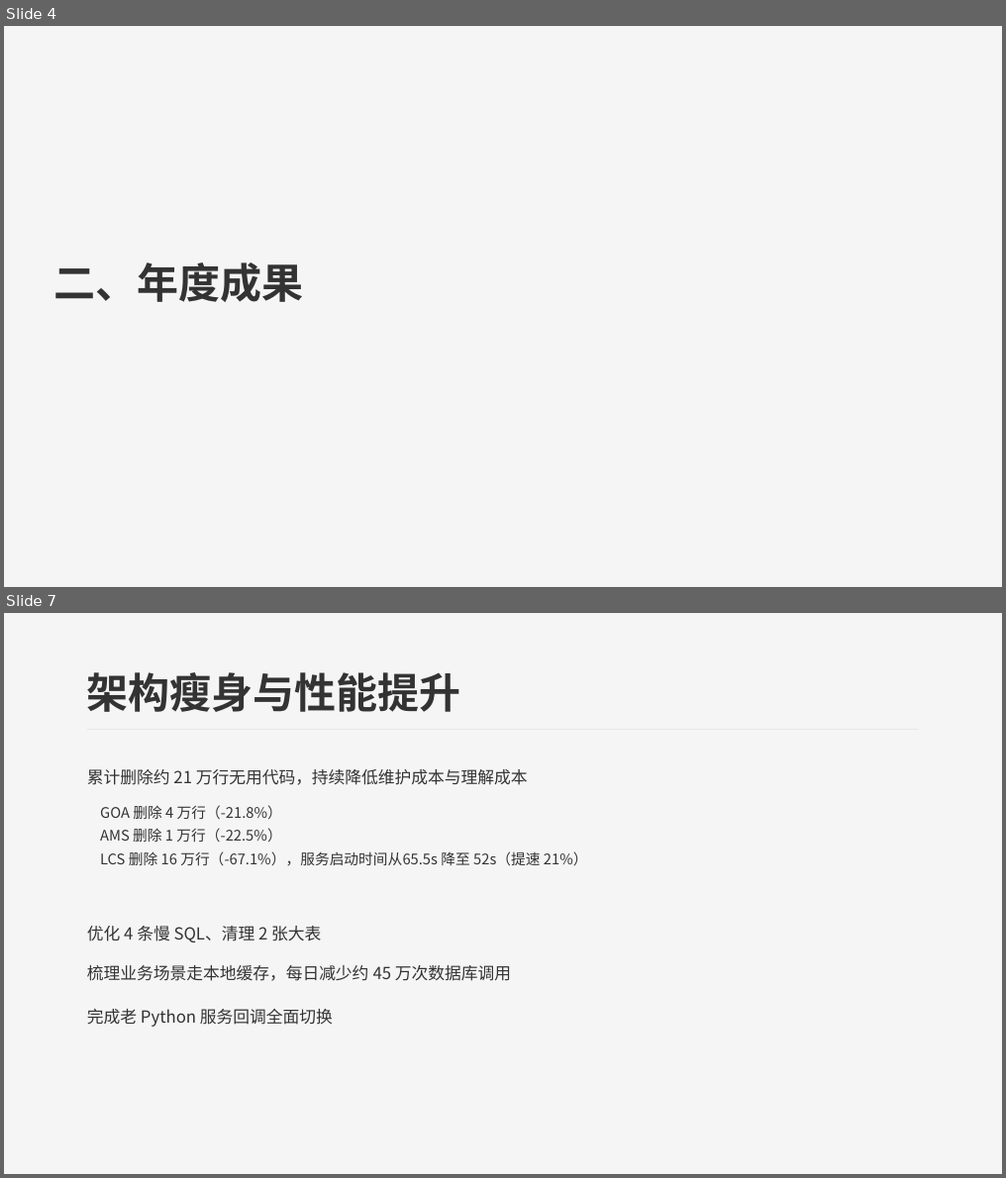
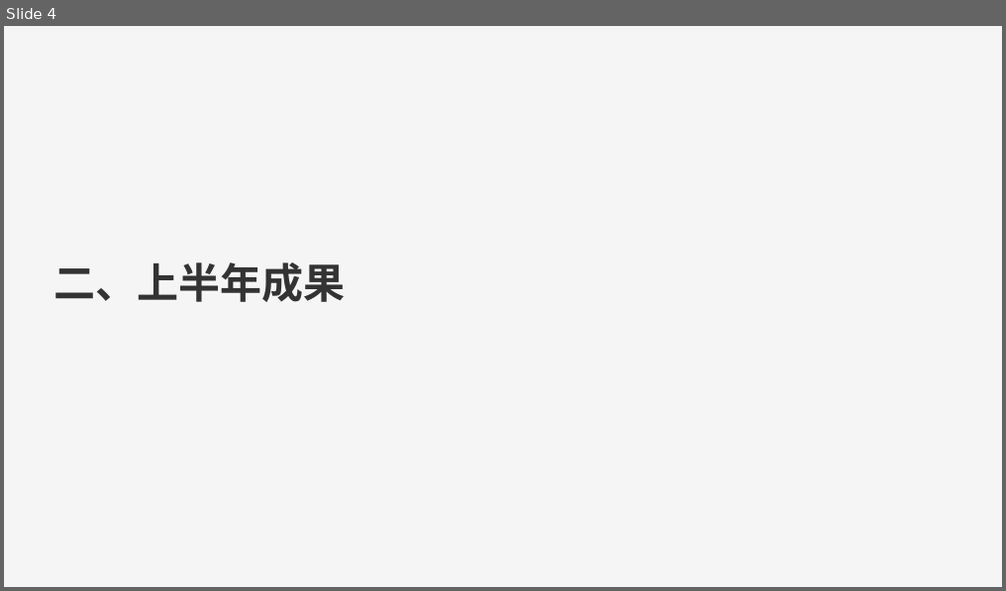
Before and after one commit to 543229143/ai_study, a slide deck: 26/2026年中汇报-研发部-账务组-赵鑫.pptx. Shown one above the other, each under a label of ours: slides 4 and 7 before the commit, slide 4 after it; the slides between them are not shown. The pictures are 1006x1178 and 1006x591 pixels, drawn with LibreOffice and Linux fonts; fonts in the diff are those of the drawing. Boxes give left, top, right and bottom in pixels: in the first picture for what was removed or moved away, otherwise in the second. Text is boxed around its words. In the diff, an @@ line names an element or a change of style, - is before the commit and + after.

```diff
--- a/26/2026年中汇报-研发部-账务组-赵鑫.pptx
+++ b/26/2026年中汇报-研发部-账务组-赵鑫.pptx
@@ slide 7 removed at bbox=[4, 613, 1002, 1174], background #F5F5F5 @@
@@ text removed at bbox=[87, 672, 461, 712] @@
-架构瘦身与性能提升
@@ line removed from (87, 730) to (919, 730) @@
@@ text removed at bbox=[87, 769, 528, 785] @@
-累计删除约 21 万行无用代码，持续降低维护成本与理解成本
@@ text removed at bbox=[100, 805, 588, 866] @@
-GOA 删除 4 万行（-21.8%）
-AMS 删除 1 万行（-22.5%）
-LCS 删除 16 万行（-67.1%），服务启动时间从65.5s 降至 52s（提速 21%）
@@ text removed at bbox=[87, 926, 321, 943] @@
-优化 4 条慢 SQL、清理 2 张大表
@@ text removed at bbox=[87, 965, 511, 981] @@
-梳理业务场景走本地缓存，每日减少约 45 万次数据库调用
@@ text removed at bbox=[87, 1009, 333, 1027] @@
-完成老 Python 服务回调全面切换
@@ slide 4 changed as well @@
@@ text at bbox=[54, 263, 345, 302]: text changed @@
-二、年度成果
+二、上半年成果
```
Also in this commit, not shown: 6 other slides changed, 13 slides added, 10 other slides removed, 5 other files.
